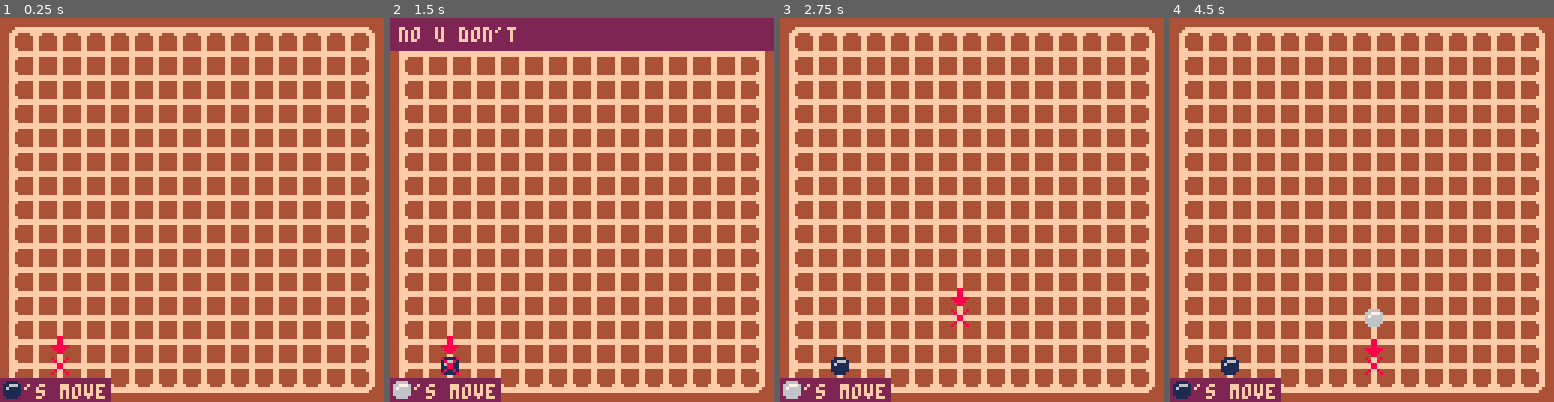
Above: before the commit, frames 1-4 (left to right).
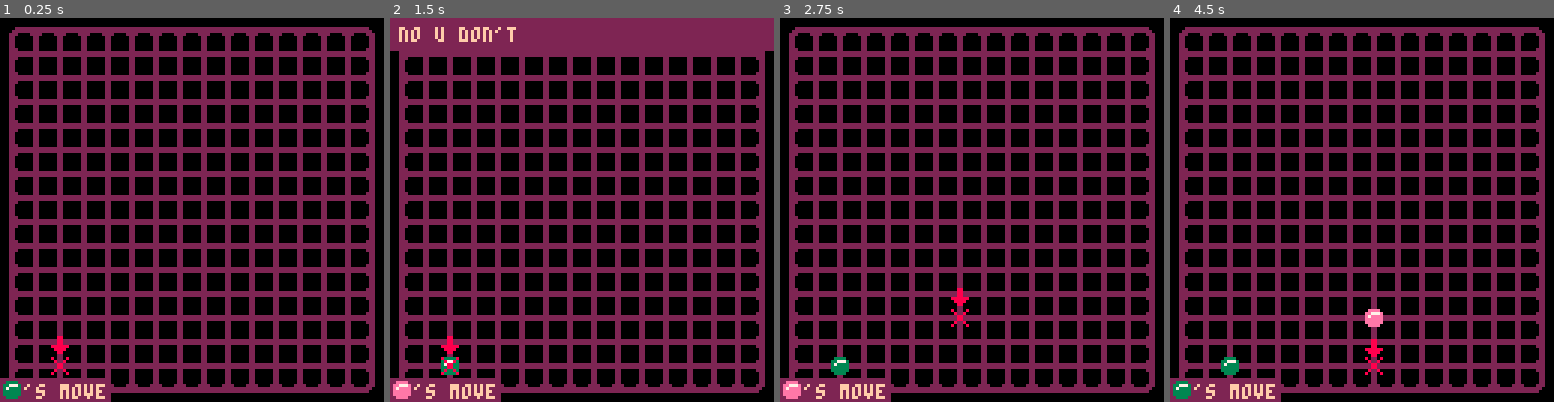
Above: after the commit, the same moments.

Repository: Sk0v0r0d4/gomokuminusone
Game: PICO-8 cartridge newgame.p8
The game is run twice, just before and just after one commit, with the same random seed, the same clock (stepped at 60 frames per second) and the same inputs.
Inputs:
- Up to frame 1 (0.25 s): no input
- Up to frame 2 (1.5 s): tap X (X key) at 0.33, 1.07 s
- Up to frame 3 (2.75 s): hold Right 1.6-2.1 s; tap X (X key) at 1.85 s; hold Up 2.15-2.42 s; hold Right from 2.47 s (still down)
- Up to frame 4 (4.5 s): tap X (X key) at 2.97, 4.08 s; release Right at 3.03 s; hold Left 3.08-3.58 s; hold Down 3.63-3.97 s; hold Right from 4.02 s (still down)

The runs differ from the first frame. In frame 1, 98% of the frame differs, in the area x 0-100%, y 0-100%; in frame 2, 90%; in frame 3, 98%; in frame 4, 98%.

Commit message:
file structure and gfx changes

Diff:
--- /dev/null
+++ b/menu_state.lua
@@ -0,0 +1,16 @@
+function menu_init()
+    menu = {
+        play = 1, -- switching function
+        config = {
+            bg = 1,
+            sound = 1
+        }
+    }
+end
+
+function menu_draw()
+    cls()
+end
+
+function menu_update()
+end
--- a/newgame.p8
+++ b/newgame.p8
@@ -2,11 +2,12 @@
 version 42
 __lua__
 #include utils.lua
-#include state.lua
-#include gfx.lua
+#include game_state.lua
+#include menu_state.lua
+#include bg_gfx.lua
+#include popup.lua
 #include scenes.lua
 #include underscores.lua
-
 
 
 
--- a/gfx.lua
+++ b/popup.lua
@@ -1,47 +1,3 @@
-function board_draw()
-    map()
-    for i = 1, #board do
-        local line = board[i]
-        for j = 1, #line do
-            if line[j] != 0 then
-                x = (8 * j)
-                y = (8 * i)
-                spr(3 + line[j], x, y)
-            end
-        end
-    end
-    rectfill(
-        0,
-        128,
-        36,
-        120,
-        2
-    )
-    spr(
-        3 + player,
-        0,
-        15 * 8
-    )
-    print(
-        "'s move",
-        8,
-        (15 * 8) + 2,
-        15
-    )
-end
-
-function pointer_draw()
-    x = (8 * pointer[2])
-    y = (8 * pointer[1])
-    spr(36, x, y)
-    --arrow jumping animation
-    spr(
-        20 + (fc / 10 % 2),
-        x,
-        y - 6
-    )
-end
-
 POPUP_DELAY = 30
 current_popup = {
     text = "",
--- a/scenes.lua
+++ b/scenes.lua
@@ -11,3 +11,47 @@
 function gameplay_update()
     pointer_update()
 end
+
+function board_draw()
+    map()
+    for i = 1, #board do
+        local line = board[i]
+        for j = 1, #line do
+            if line[j] != 0 then
+                x = (8 * j)
+                y = (8 * i)
+                spr(3 + line[j], x, y)
+            end
+        end
+    end
+    rectfill(
+        0,
+        128,
+        36,
+        120,
+        2
+    )
+    spr(
+        3 + player,
+        0,
+        15 * 8
+    )
+    print(
+        "'s move",
+        8,
+        (15 * 8) + 2,
+        15
+    )
+end
+
+function pointer_draw()
+    x = (8 * pointer[2])
+    y = (8 * pointer[1])
+    spr(36, x, y)
+    --arrow jumping animation
+    spr(
+        20 + (fc / 10 % 2),
+        x,
+        y - 6
+    )
+end
--- a/underscores.lua
+++ b/underscores.lua
@@ -1,16 +1,28 @@
 function _init()
+    init()
+end
+
+function _update()
+    update()
+end
+
+function _draw()
+    draw()
+end
+
+function init()
     -- frame count
     fc = 0
     gameplay_init()
 end
 
-function _update()
+function update()
     fc += 1
     gameplay_update()
     popup_update()
 end
 
-function _draw()
+function draw()
     cls()
     gameplay_draw()
     popup_draw()
Empty file added: bg_gfx.lua
Renamed: state.lua -> game_state.lua
Empty file added: menu.lua
Not shown, changed: 24 lines of the sprite sheet (__gfx__) section of newgame.p8
